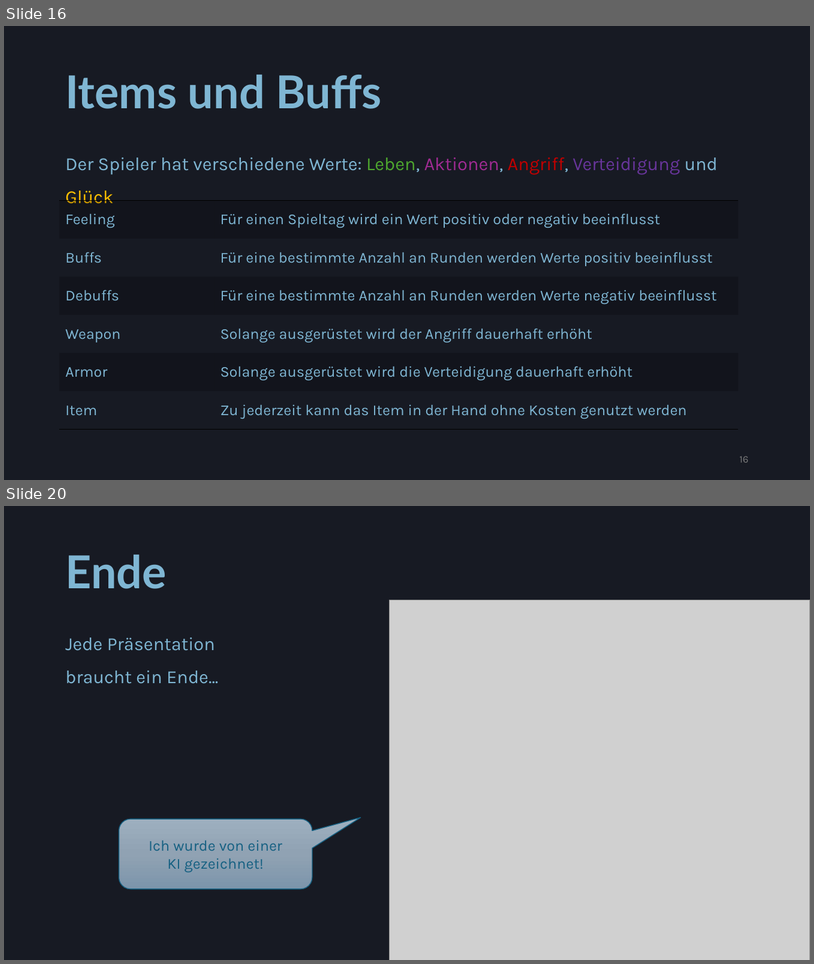
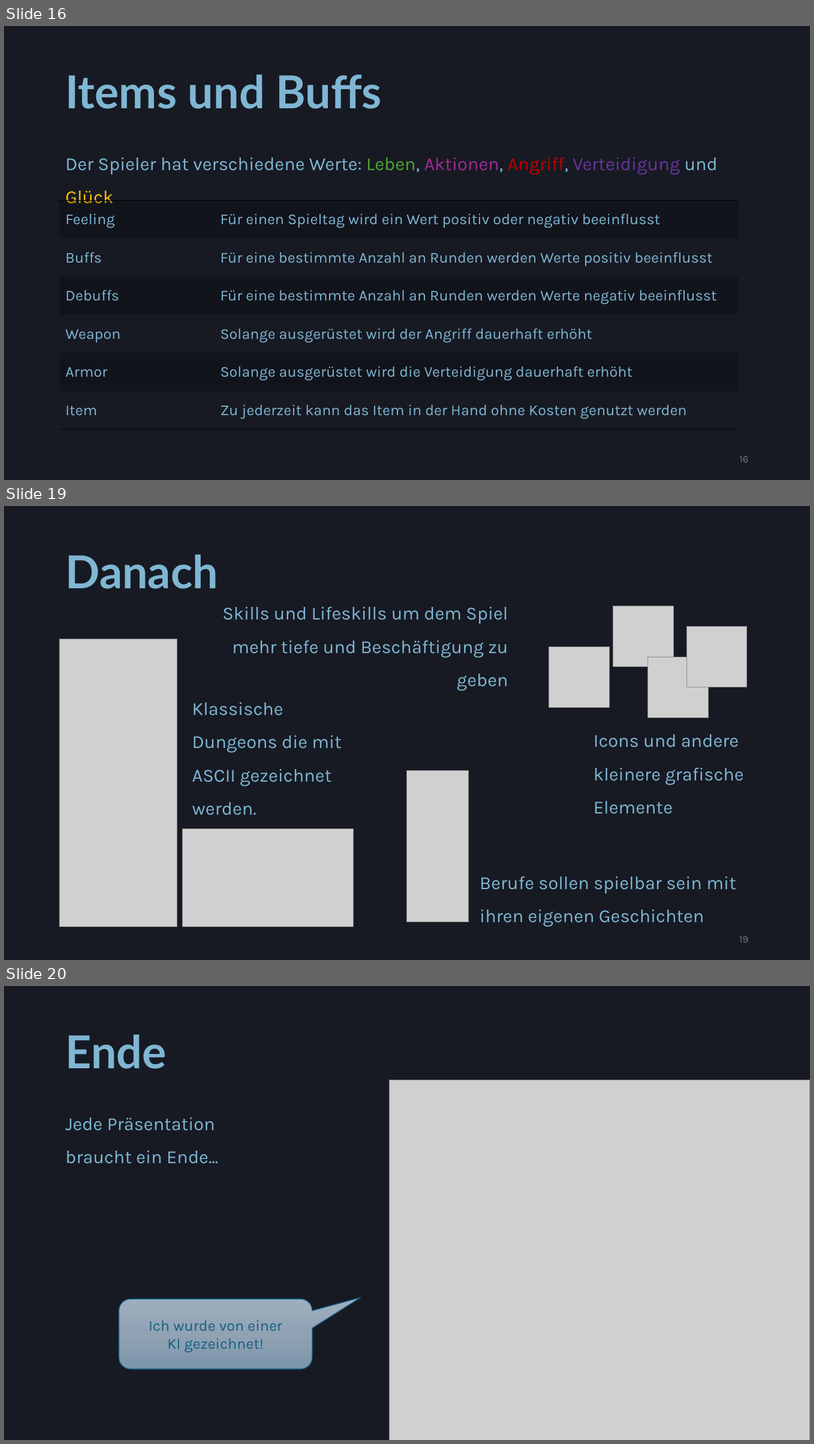
Before and after one commit to Nora404/blauerDrache, a slide deck: note/präsentation.pptx. Shown one above the other, each under a label of ours: slides 16 and 20 before the commit, slides 16, 19 and 20 after it; the slides between them are not shown. The pictures are 814x964 and 814x1444 pixels, drawn with LibreOffice and Linux fonts; fonts in the diff are those of the drawing; grey boxes stand for pictures. Boxes give left, top, right and bottom in pixels: in the first picture for what was removed or moved away, otherwise in the second. Text is boxed around its words. In the diff, an @@ line names an element or a change of style, - is before the commit and + after.

```diff
--- a/note/präsentation.pptx
+++ b/note/präsentation.pptx
@@ slide 19 added at [4, 506, 810, 960], background #171A23 @@
@@ title added at [65, 555, 218, 589], 54 pt, text #7FB6D3, bold @@
+Danach
@@ text added at [222, 607, 509, 691], 22 pt, text #7FB6D3 @@
+Skills und Lifeskills um dem Spiel mehr tiefe und Beschäftigung zu geben
@@ picture added at [613, 606, 674, 666] @@
@@ picture added at [687, 627, 747, 687] @@
@@ picture added at [60, 639, 177, 927] @@
@@ picture added at [549, 647, 609, 708] @@
@@ picture added at [648, 657, 709, 718] @@
@@ text added at [192, 702, 342, 815], 22 pt, text #7FB6D3 @@
+Klassische Dungeons die mit ASCII gezeichnet werden.
@@ text added at [594, 734, 744, 814], 22 pt, text #7FB6D3 @@
+Icons und andere kleinere grafische Elemente
@@ picture added at [408, 771, 469, 922] @@
@@ picture added at [182, 828, 353, 927] @@
@@ text added at [480, 876, 737, 927], 22 pt, text #7FB6D3 @@
+Berufe sollen spielbar sein mit ihren eigenen Geschichten
@@ page number added at [740, 936, 749, 942], 12 pt, text #797979 @@
+19
```
Also in this commit, not shown: 1 slide changed, 1 other slide added, 2 slides removed, 3 other files.
